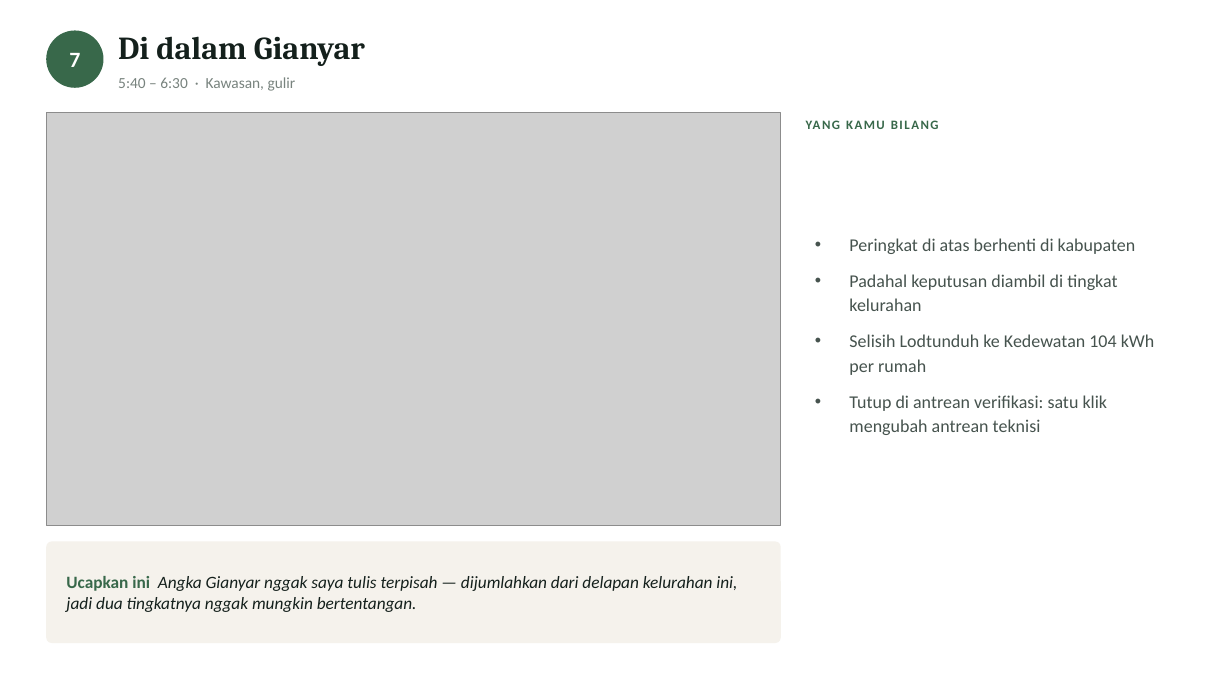
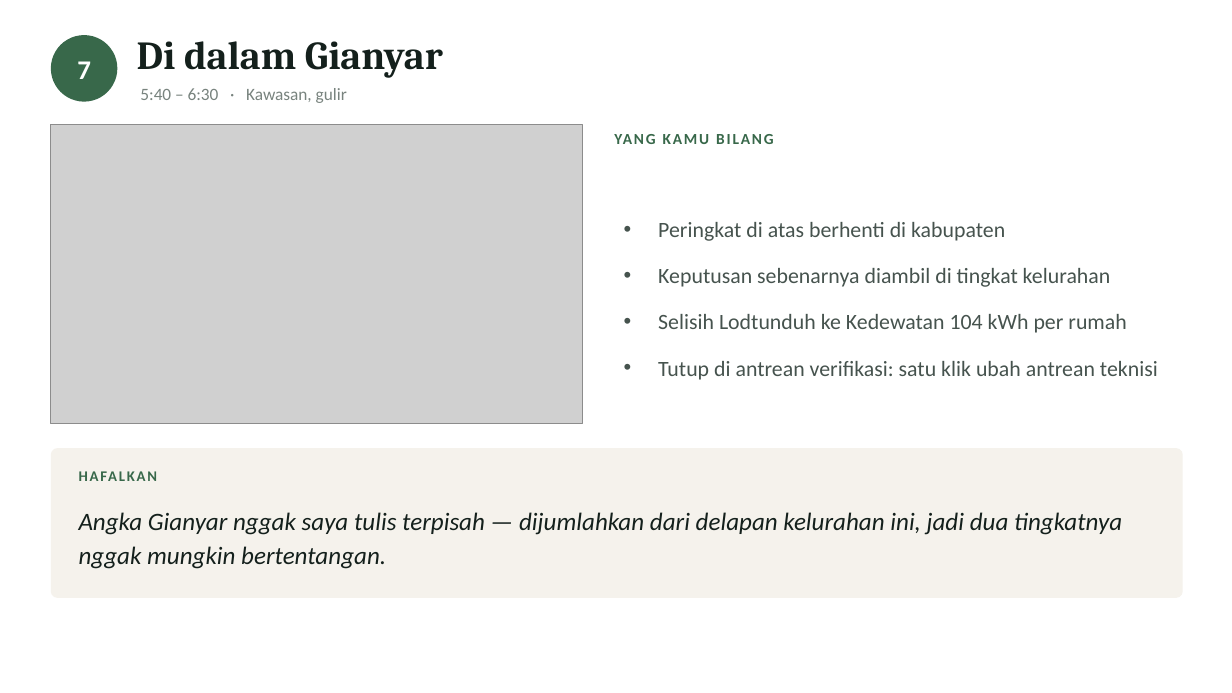
Before and after one commit to GianneAngely/halo-itcc2026, a slide deck: slide 9 of latihan-final/Latihan Presentasi HALO.pptx (slide 8 before the commit). Drawn at 1232x693 pixels with LibreOffice and Linux fonts; fonts in the diff are those of the drawing; grey boxes stand for pictures. Boxes give left, top, right and bottom in pixels: in the first picture for what was removed or moved away, otherwise in the second. Text is boxed around its words. In the diff, an @@ line names an element or a change of style, - is before the commit and + after.

Commit message:
Deck latihan dibesarkan tulisannya
Versi sebelumnya kekecilan untuk dibaca sambil latihan. Gambar
dikecilkan, teks dinaikkan, dan kotak kalimat hafalan dijadikan
bagian paling menonjol di tiap slide.

Ditambah satu halaman berisi enam kalimat yang harus keluar tanpa
mikir, dan tiap slide isyarat sekarang punya kalimat kuncinya
sendiri — sebelumnya ada dua yang kosong.

```diff
--- a/latihan-final/Latihan Presentasi HALO.pptx
+++ b/latihan-final/Latihan Presentasi HALO.pptx
@@ text "7" at [77,61,91,79]: size 17 to 21 pt @@
@@ ellipse: place and size @@
-ellipse at [46,30,104,88]
+ellipse at [51,35,117,102]
@@ text "Di dalam Gianyar": place and size @@
-text "Di dalam Gianyar" at [118,36,365,66]
+text "Di dalam Gianyar" at [137,41,443,78]
@@ text "Di dalam Gianyar" at [137,41,443,78]: size 25 to 31 pt @@
@@ text "5:40 – 6:30 · Kawasan, ...": place and size @@
-text "5:40 – 6:30 · Kawasan, ..." at [118,77,296,91]
+text "5:40 – 6:30 · Kawasan, ..." at [140,88,347,103]
@@ text "5:40 – 6:30 · Kawasan, ..." at [140,88,347,103]: size 12 to 13.5 pt @@
@@ picture: place and size @@
-picture at [46,113,781,526]
+picture at [51,125,582,423]
@@ text "YANG KAMU BILANG": place and size @@
-text "YANG KAMU BILANG" at [806,113,1185,137]
+text "YANG KAMU BILANG" at [615,125,1183,152]
@@ text "YANG KAMU BILANG" at [615,125,1183,152]: size 10 to 12 pt, letter spacing 1.2 to 1.4 pt @@
@@ text "Peringkat di atas berhenti di ...": place and size @@
-text "Peringkat di atas berhenti di ..." at [849,238,1155,435]
+text "Peringkat di atas berhenti di ..." at [658,222,1158,380]
@@ text at [658,222,1126,333]: size 14 to 17 pt in "Peringkat di atas berhenti di kabupaten", "Selisih Lodtunduh ke Kedewatan 104 kWh per ..."; line spacing 19pt to 24pt; more space between paragraphs @@
@@ text at [658,268,1111,287]: text changed; size 14 to 17 pt @@
-• Padahal keputusan diambil di tingkat kelurahan
+• Keputusan sebenarnya diambil di tingkat kelurahan
@@ text at [658,361,1158,380]: text changed; size 14 to 17 pt @@
-• Tutup di antrean verifikasi: satu klik mengubah antrean teknisi
+• Tutup di antrean verifikasi: satu klik ubah antrean teknisi
@@ rounded rectangle: place and size @@
-rounded rectangle at [46,542,781,643]
+rounded rectangle at [51,448,1183,598]
@@ rounded rectangle at [51,448,1183,598]: proportions changed @@
@@ text added at [79,462,263,490], 11.5 pt, text #38684A, bold @@
+HAFALKAN
@@ text at [79,512,1122,569]: text changed; size 13.5 to 19.5 pt @@
-Ucapkan ini Angka Gianyar nggak saya tulis terpisah — dijumlahkan dari delapan kelurahan ini, jadi dua tingkatnya nggak mungkin bertentangan.
+Angka Gianyar nggak saya tulis terpisah — dijumlahkan dari delapan kelurahan ini, jadi dua tingkatnya nggak mungkin bertentangan.
```
Also in this commit, not shown: 12 other slides changed, 1 slide added.
